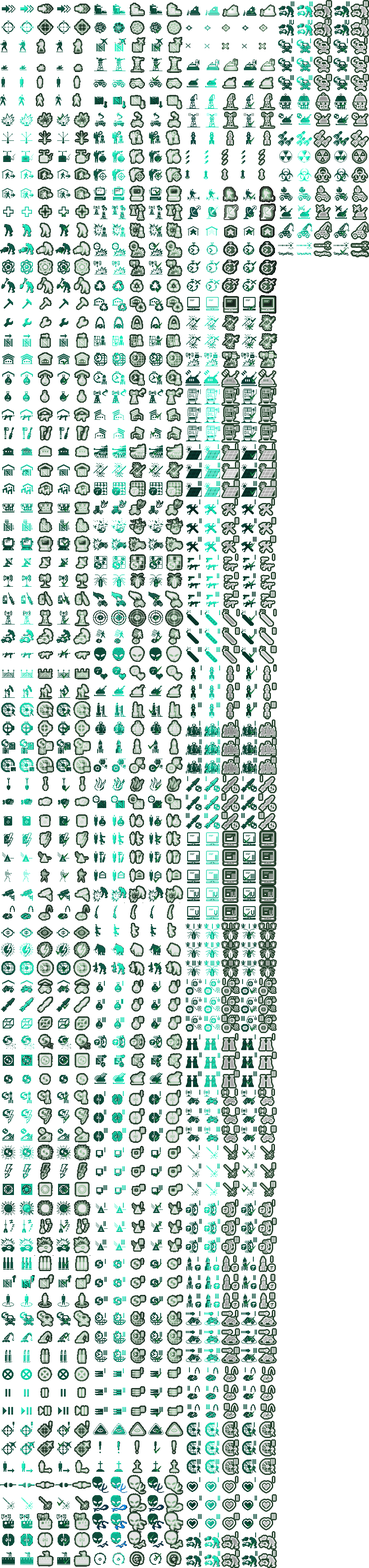
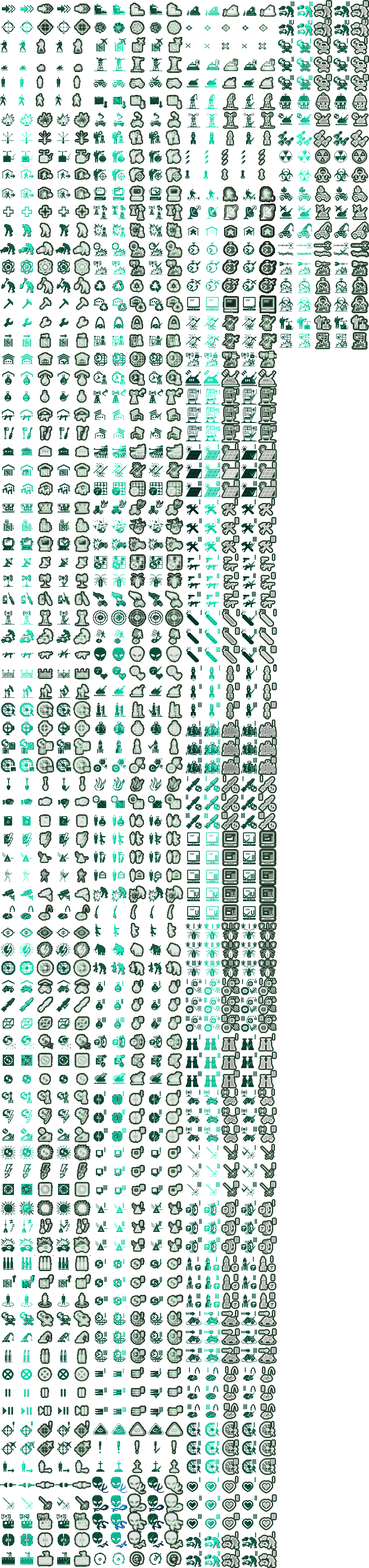
The second (369, 1568) image is a revision of the first. Changes to its layers:
painted on "new_icons" over (276, 260, 369, 350)
painted on "old_buttons" over (100, 335, 163, 346)